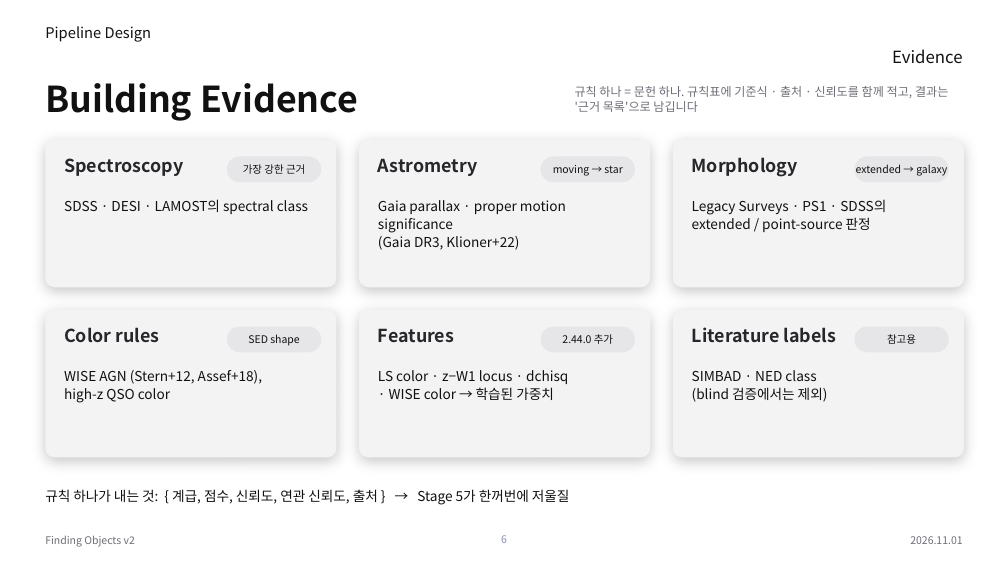
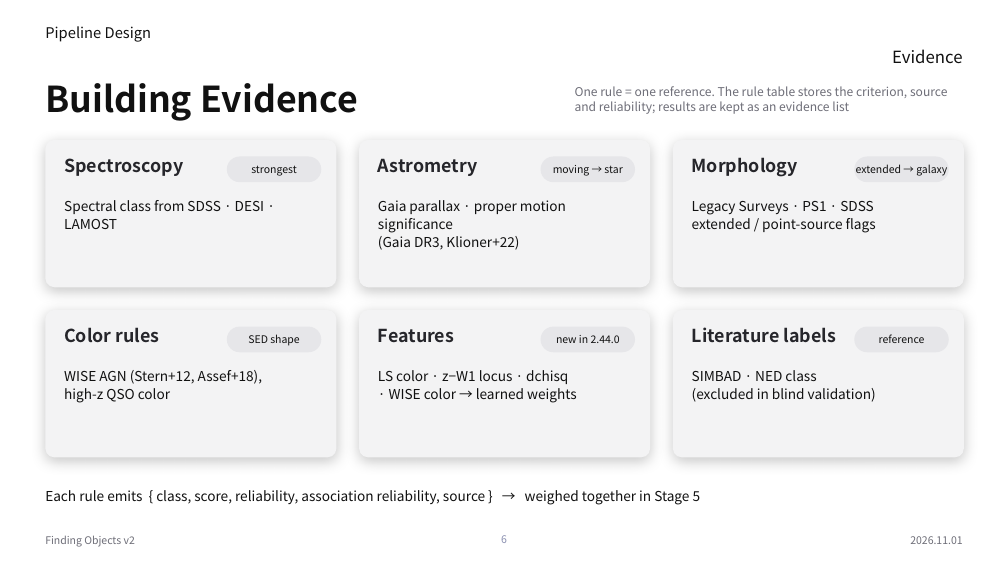
Before and after one commit to Pinchpeach/Finding_objects, a slide deck: slide 6 of v2/document/PIPELINE_STACK_v2.44.0.pptx. Drawn at 1008x567 pixels with LibreOffice and Linux fonts; fonts in the diff are those of the drawing. Boxes give left, top, right and bottom in pixels: in the first picture for what was removed or moved away, otherwise in the second. Text is boxed around its words. In the diff, an @@ line names an element or a change of style, - is before the commit and + after.

```diff
--- a/v2/document/PIPELINE_STACK_v2.44.0.pptx
+++ b/v2/document/PIPELINE_STACK_v2.44.0.pptx
@@ text at box(575, 86, 947, 114): text changed @@
-규칙 하나 = 문헌 하나. 규칙표에 기준식 · 출처 · 신뢰도를 함께 적고, 결과는 '근거 목록'으로 남깁니다
+One rule = one reference. The rule table stores the criterion, source and reliability; results are kept as an evidence list
@@ text at box(251, 165, 296, 176): text changed @@
-가장 강한 근거
+strongest
@@ text at box(64, 200, 265, 229): text changed @@
-SDSS · DESI · LAMOST의 spectral class
+Spectral class from SDSS · DESI · LAMOST
@@ text at box(692, 201, 876, 233): text changed @@
-Legacy Surveys · PS1 · SDSS의
-extended / point-source 판정
+Legacy Surveys · PS1 · SDSS
+extended / point-source flags
@@ text at box(556, 335, 620, 343): text changed @@
-2.44.0 추가
+new in 2.44.0
@@ text at box(879, 334, 925, 343): text changed @@
-참고용
+reference
@@ text at box(389, 388, 577, 403): text changed @@
-· WISE color → 학습된 가중치
+· WISE color → learned weights
@@ text at box(692, 388, 876, 402): text changed @@
-(blind 검증에서는 제외)
+(excluded in blind validation)
@@ text at box(45, 490, 701, 505): text changed @@
-규칙 하나가 내는 것: { 계급, 점수, 신뢰도, 연관 신뢰도, 출처 } → Stage 5가 한꺼번에 저울질
+Each rule emits { class, score, reliability, association reliability, source } → weighed together in Stage 5
```
Also in this commit, not shown: 11 other slides changed, 1 other file.
